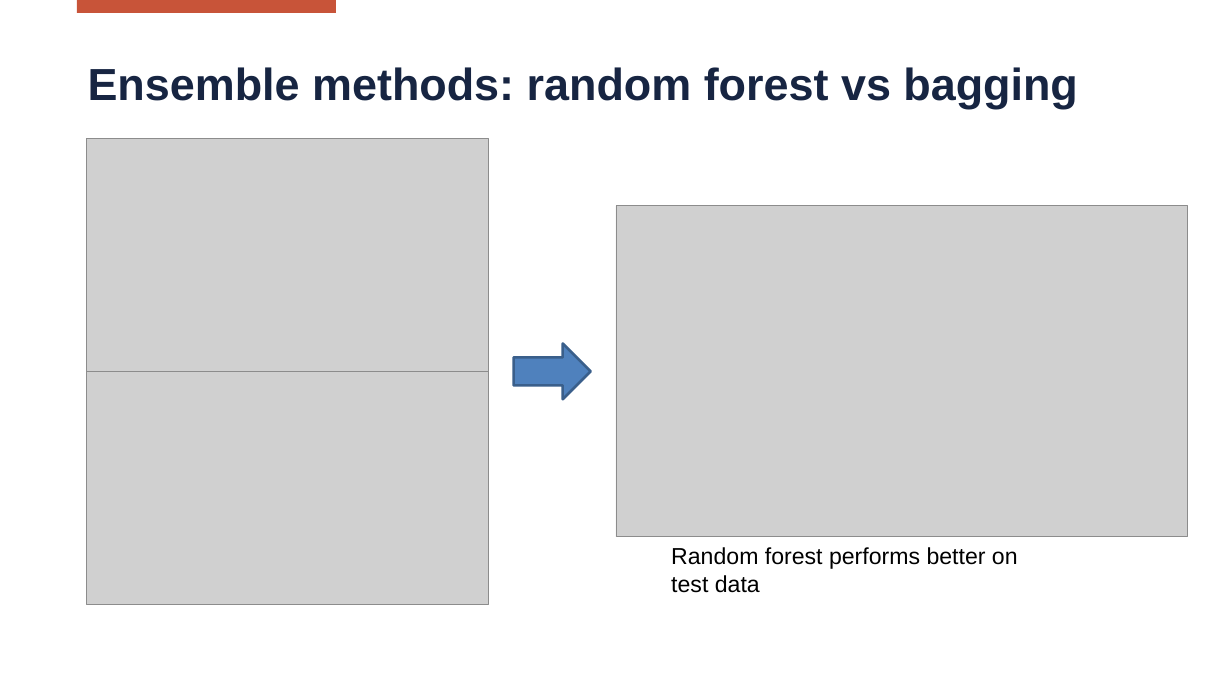
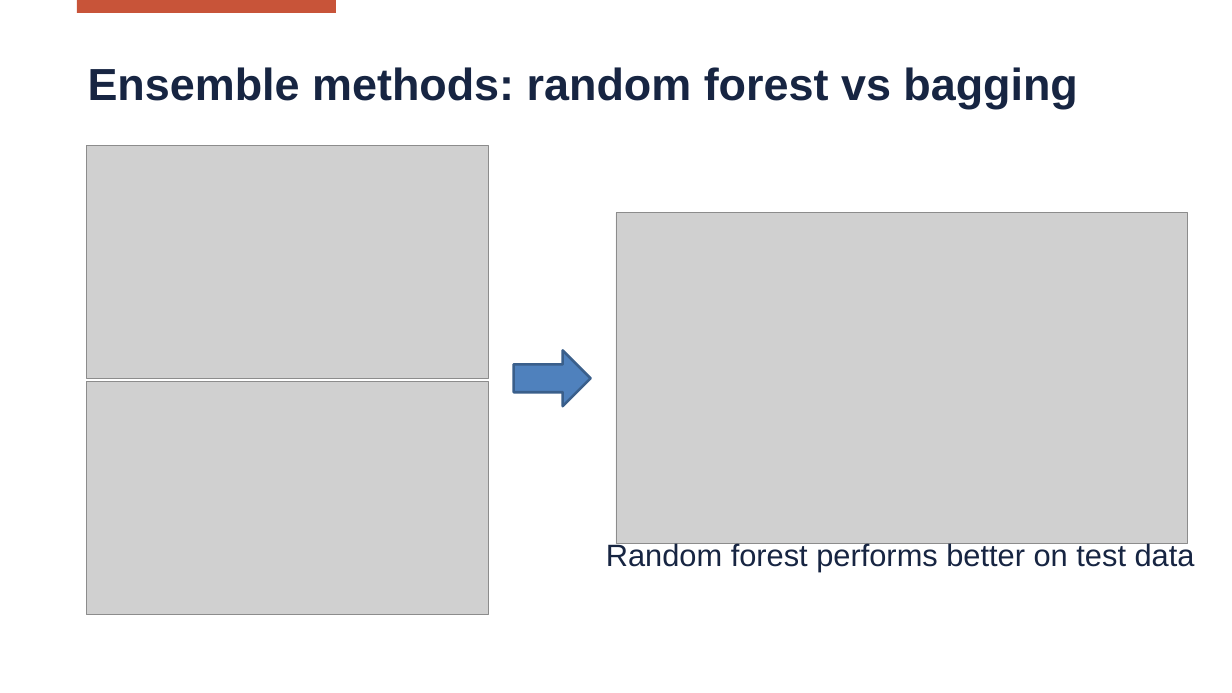
Before and after one commit to Matteo-Locatelli/SL_Project_2223, a slide deck: slide 33 of reports/Presentation.pptx. Drawn at 1232x693 pixels with LibreOffice and Linux fonts; fonts in the diff are those of the drawing; grey boxes stand for pictures; background and template pictures are left out. Boxes give left, top, right and bottom in pixels: in the first picture for what was removed or moved away, otherwise in the second. Text is boxed around its words. In the diff, an @@ line names an element or a change of style, - is before the commit and + after.

```diff
--- a/reports/Presentation.pptx
+++ b/reports/Presentation.pptx
@@ 2 pictures, 1 right arrow moved together from (x1=86, y1=139, x2=1188, y2=537) to (x1=86, y1=145, x2=1188, y2=543) @@
@@ picture moved from (x1=86, y1=372, x2=488, y2=604) to (x1=86, y1=382, x2=488, y2=615) @@
@@ text "Random forest performs better on ..." moved from (x1=671, y1=547, x2=1018, y2=593) to (x1=606, y1=542, x2=1195, y2=572) @@
@@ text "Random forest performs better on ..." at (x1=606, y1=542, x2=1195, y2=572): size 18 to 24 pt, text colour #000000 to #172542 @@
```
Also in this commit, not shown: 33 other slides changed.
